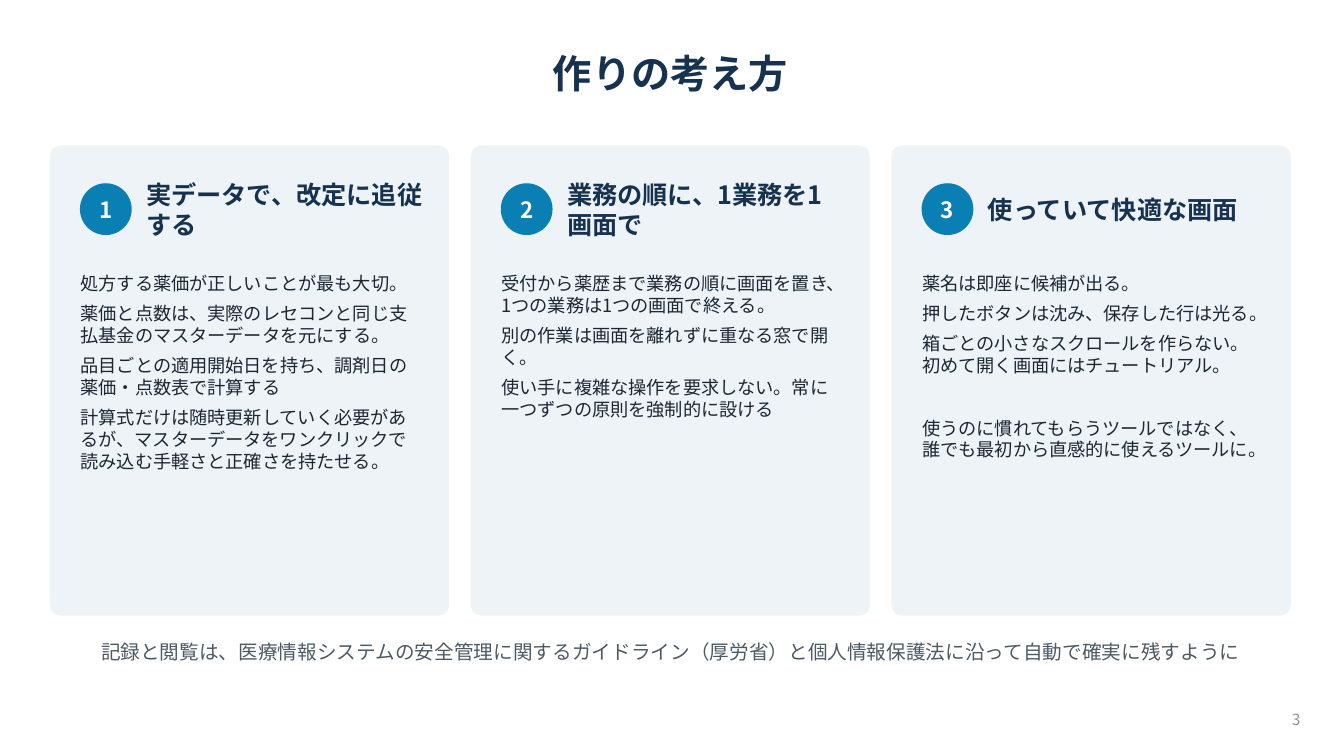
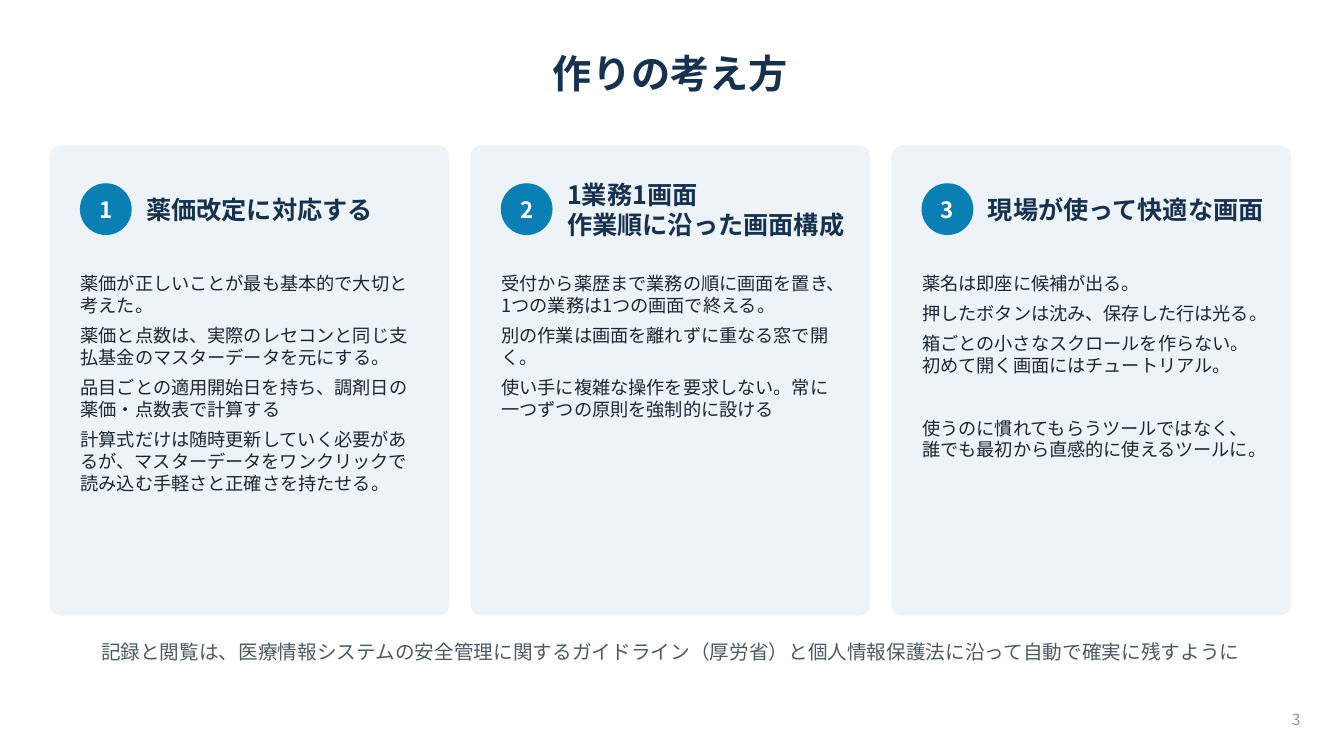
Before and after one commit to Raion613/pharmacy-app, a slide deck: slide 3 of docs/紹介資料.pptx. Drawn at 1344x756 pixels with LibreOffice and Linux fonts; fonts in the diff are those of the drawing. Boxes give left, top, right and bottom in pixels: in the first picture for what was removed or moved away, otherwise in the second. Text is boxed around its words. In the diff, an @@ line names an element or a change of style, - is before the commit and + after.

```diff
--- a/docs/紹介資料.pptx
+++ b/docs/紹介資料.pptx
@@ text at <box>146,197,373,222</box>: text changed @@
-実データで、改定に追従する
+薬価改定に対応する
@@ text at <box>567,182,844,237</box>: text changed @@
-業務の順に、1業務を1画面で
+1業務1画面
+作業順に沿った画面構成
@@ text at <box>988,197,1264,222</box>: text changed @@
-使っていて快適な画面
+現場が使って快適な画面
@@ text at <box>81,274,408,314</box>: text changed @@
-処方する薬価が正しいことが最も大切。
+薬価が正しいことが最も基本的で大切と考えた。
```
Also in this commit, not shown: 2 other slides changed, 1 slide added.
